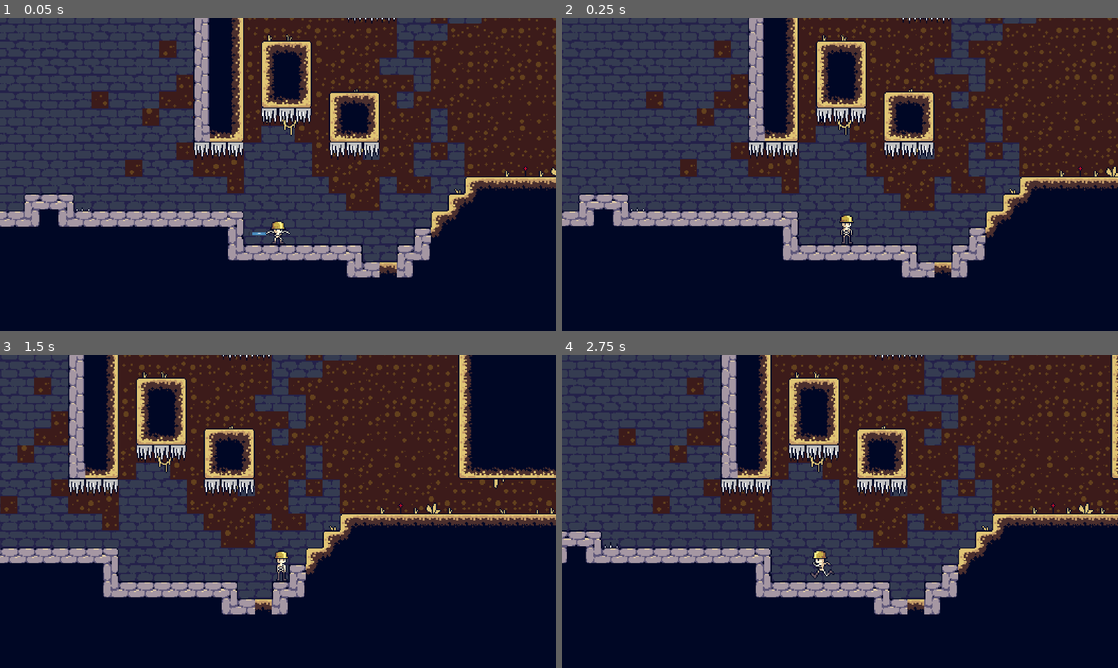
Above: before the commit, frames 1-4 (two rows, left to right).
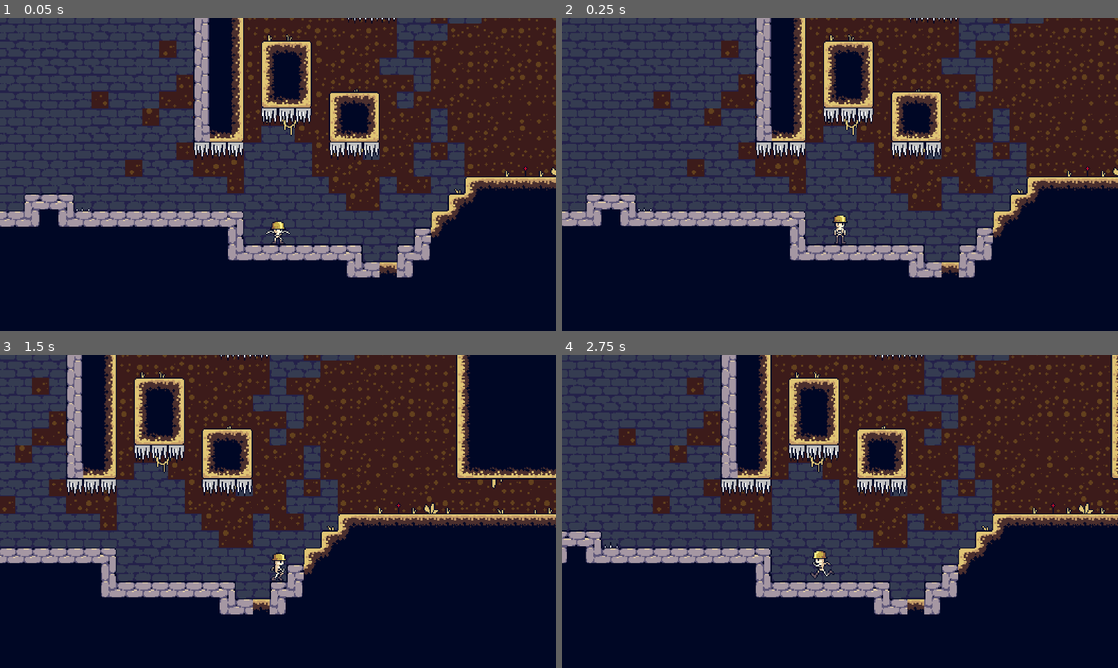
Above: after the commit, the same moments.

Repository: Lukko-Digital/You-Made-The-Dungeon
Game: Godot game, scene res://scenes/main.tscn
Same seed, same stepped clock (60 frames per second), same inputs: the game is played once before the commit and once after it. The engine's default icon, where the game draws it, is replaced by a stand-in: a white triangle on a blue panel in a dark square.
Inputs:
- Up to frame 1 (0.05 s): no input
- Up to frame 2 (0.25 s): no input
- Up to frame 3 (1.5 s): hold D (right) from 0.53 s (still down); tap Space (jump) at 0.77 s
- Up to frame 4 (2.75 s): tap Space (jump) at 1.52 s; release D (right) at 2.03 s; hold A (left) from 2.03 s (still down)

The runs differ from the first frame. In frame 1, less than 0.1% of the frame differs, in the area x 44-49%, y 68-70%; in frame 2, 22%, in the area x 0-100%, y 0-83%; in frame 3, 14%; in frame 4, nothing differs.

Commit message:
dart shooter shooting and player detection

Diff:
--- a/scenes/dart.tscn
+++ b/scenes/dart.tscn
@@ -1,20 +1,20 @@
 [gd_scene load_steps=3 format=3 uid="uid://co4m5r43u1j1l"]
 
-[ext_resource type="Texture2D" uid="uid://y30crtfokuno" path="res://icon.svg" id="1_hadi4"]
+[ext_resource type="Texture2D" uid="uid://sp54mpi63q8b" path="res://assets/sprites/dart.png" id="1_bxxqf"]
 
 [sub_resource type="RectangleShape2D" id="RectangleShape2D_32jux"]
-size = Vector2(10, 2)
+size = Vector2(10, 3)
 
 [node name="Dart" type="RigidBody2D" groups=["Darts"]]
 collision_layer = 4
 collision_mask = 0
 gravity_scale = 0.0
-linear_velocity = Vector2(100, 0)
 
 [node name="CollisionShape2D" type="CollisionShape2D" parent="."]
+position = Vector2(-2, -0.5)
 shape = SubResource("RectangleShape2D_32jux")
 
 [node name="Icon" type="Sprite2D" parent="."]
-position = Vector2(4.76837e-07, 0)
-scale = Vector2(0.15625, 0.03125)
-texture = ExtResource("1_hadi4")
+position = Vector2(-5, -1)
+scale = Vector2(-1, -1)
+texture = ExtResource("1_bxxqf")
--- /dev/null
+++ b/scenes/dart_shooter.tscn
@@ -0,0 +1,107 @@
+[gd_scene load_steps=15 format=3 uid="uid://cjgg86yjdqtp7"]
+
+[ext_resource type="Script" path="res://scripts/dart_shooter.gd" id="1_p7qbr"]
+[ext_resource type="Texture2D" uid="uid://ck2ts155dtnfv" path="res://assets/sprites/dart_shooter.png" id="2_c4fe4"]
+
+[sub_resource type="RectangleShape2D" id="RectangleShape2D_1gkxd"]
+size = Vector2(16, 32)
+
+[sub_resource type="Animation" id="Animation_ou8by"]
+resource_name = "blink"
+length = 5.0
+loop_mode = 1
+tracks/0/type = "value"
+tracks/0/imported = false
+tracks/0/enabled = true
+tracks/0/path = NodePath(".:frame")
+tracks/0/interp = 1
+tracks/0/loop_wrap = true
+tracks/0/keys = {
+"times": PackedFloat32Array(0, 0.2, 0.8, 1),
+"transitions": PackedFloat32Array(1, 1, 1, 1),
+"update": 1,
+"values": [1, 2, 1, 0]
+}
+
+[sub_resource type="Animation" id="Animation_5mr6g"]
+resource_name = "shoot"
+length = 0.7
+loop_mode = 1
+tracks/0/type = "value"
+tracks/0/imported = false
+tracks/0/enabled = true
+tracks/0/path = NodePath(".:frame")
+tracks/0/interp = 1
+tracks/0/loop_wrap = true
+tracks/0/keys = {
+"times": PackedFloat32Array(0, 0.4, 0.6),
+"transitions": PackedFloat32Array(1, 1, 1),
+"update": 1,
+"values": [3, 4, 0]
+}
+
+[sub_resource type="AnimationLibrary" id="AnimationLibrary_a5ubn"]
+_data = {
+"blink": SubResource("Animation_ou8by"),
+"shoot": SubResource("Animation_5mr6g")
+}
+
+[sub_resource type="AnimationNodeAnimation" id="AnimationNodeAnimation_2mbmt"]
+animation = &"blink"
+
+[sub_resource type="AnimationNodeAnimation" id="AnimationNodeAnimation_wn7sb"]
+animation = &"shoot"
+
+[sub_resource type="AnimationNodeStateMachineTransition" id="AnimationNodeStateMachineTransition_kujs1"]
+advance_mode = 2
+
+[sub_resource type="AnimationNodeStateMachineTransition" id="AnimationNodeStateMachineTransition_o1hqq"]
+advance_mode = 2
+advance_condition = &"shoot"
+
+[sub_resource type="AnimationNodeStateMachineTransition" id="AnimationNodeStateMachineTransition_bii1d"]
+switch_mode = 2
+advance_mode = 2
+
+[sub_resource type="AnimationNodeStateMachine" id="AnimationNodeStateMachine_hd4v3"]
+states/blink/node = SubResource("AnimationNodeAnimation_2mbmt")
+states/blink/position = Vector2(367, 75)
+states/shoot/node = SubResource("AnimationNodeAnimation_wn7sb")
+states/shoot/position = Vector2(513, 66)
+transitions = ["Start", "blink", SubResource("AnimationNodeStateMachineTransition_kujs1"), "blink", "shoot", SubResource("AnimationNodeStateMachineTransition_o1hqq"), "shoot", "blink", SubResource("AnimationNodeStateMachineTransition_bii1d")]
+
+[sub_resource type="AnimationNodeStateMachinePlayback" id="AnimationNodeStateMachinePlayback_hu5x8"]
+
+[sub_resource type="SegmentShape2D" id="SegmentShape2D_vk3yp"]
+b = Vector2(-175, 0)
+
+[node name="DartShooter" type="StaticBody2D"]
+script = ExtResource("1_p7qbr")
+
+[node name="Sprite2D" type="Sprite2D" parent="."]
+texture = ExtResource("2_c4fe4")
+hframes = 5
+region_rect = Rect2(0, 0, 80, 32)
+
+[node name="CollisionShape2D" type="CollisionShape2D" parent="."]
+shape = SubResource("RectangleShape2D_1gkxd")
+
+[node name="AnimationPlayer" type="AnimationPlayer" parent="."]
+root_node = NodePath("../Sprite2D")
+libraries = {
+"": SubResource("AnimationLibrary_a5ubn")
+}
+
+[node name="AnimationTree" type="AnimationTree" parent="."]
+tree_root = SubResource("AnimationNodeStateMachine_hd4v3")
+anim_player = NodePath("../AnimationPlayer")
+parameters/playback = SubResource("AnimationNodeStateMachinePlayback_hu5x8")
+parameters/conditions/shoot = false
+
+[node name="LineOfSight" type="Area2D" parent="."]
+
+[node name="CollisionShape2D" type="CollisionShape2D" parent="LineOfSight"]
+position = Vector2(-9, 0)
+shape = SubResource("SegmentShape2D_vk3yp")
+
+[connection signal="body_entered" from="LineOfSight" to="." method="_on_line_of_sight_body_entered"]
--- a/scenes/main.tscn
+++ b/scenes/main.tscn
@@ -3,7 +3,7 @@
 [ext_resource type="PackedScene" uid="uid://6ccfrhghlje3" path="res://scenes/player.tscn" id="1_gh0mp"]
 [ext_resource type="Texture2D" uid="uid://im4xv880umd8" path="res://assets/sprites/tilesetv7.png" id="2_ad5a3"]
 [ext_resource type="PackedScene" uid="uid://cglq57sgw1x0x" path="res://scenes/jump_spike.tscn" id="3_s888r"]
-[ext_resource type="PackedScene" uid="uid://co4m5r43u1j1l" path="res://scenes/dart.tscn" id="4_tl3wm"]
+[ext_resource type="PackedScene" uid="uid://cjgg86yjdqtp7" path="res://scenes/dart_shooter.tscn" id="4_folrg"]
 
 [sub_resource type="TileSetAtlasSource" id="TileSetAtlasSource_hp7nu"]
 texture = ExtResource("2_ad5a3")
@@ -469,14 +469,14 @@
 tile_set = SubResource("TileSet_cfcqt")
 format = 2
 layer_0/name = "bg"
-layer_0/tile_data = PackedInt32Array(-3, 458758, 2, -2, 5242 …(26014 unchanged characters)… 458795, 524294, 2, -393259, 458758, 2, -327723, 524294, 1, -262187, 524294, 0, -196651, 458758, 2, -131115, 458758, 1, - …(34877 unchanged characters)…
+layer_0/tile_data = PackedInt32Array(-3, 458758, 2, -2, 5242 …(26014 unchanged characters)… 458795, 524294, 2, -393259, 458758, 2, -196651, 458758, 2, -131115, 458758, 1, - …(34877 unchanged characters)…
 layer_1/name = "collision"
 layer_1/enabled = true
 layer_1/modulate = Color(1, 1, 1, 1)
 layer_1/y_sort_enabled = false
 layer_1/y_sort_origin = 0
 layer_1/z_index = 10
-layer_1/tile_data = PackedInt32Array(65533, 196614, 2, 65534 …(10156 unchanged characters)… 131115, 196614, 1, -196651, 196614, 1, -262187, 196614, 1, -327723, 196614, 1, -393259, 196614, 1, -458795, 196614, 1, - …(2311 unchanged characters)…
+layer_1/tile_data = PackedInt32Array(65533, 196614, 2, 65534 …(10156 unchanged characters)… 131115, 196614, 1, -196651, 196614, 1, -393259, 196614, 1, -458795, 196614, 1, - …(2311 unchanged characters)…
 layer_2/name = "decor_in_front"
 layer_2/enabled = true
 layer_2/modulate = Color(1, 1, 1, 1)
@@ -494,5 +494,6 @@
 [node name="JumpSpike" parent="." instance=ExtResource("3_s888r")]
 position = Vector2(-184, -40)
 
-[node name="Dart" parent="." instance=ExtResource("4_tl3wm")]
-position = Vector2(-21, -10)
+[node name="DartShooter" parent="." instance=ExtResource("4_folrg")]
+position = Vector2(-680, -80)
+scale = Vector2(-1, 1)
--- /dev/null
+++ b/scripts/dart_shooter.gd
@@ -0,0 +1,10 @@
+extends StaticBody2D
+
+var dart_scene = preload("res://scenes/dart.tscn")
+
+func _on_line_of_sight_body_entered(body):
+	var new_dart = dart_scene.instantiate()
+
+	new_dart.linear_velocity.x = scale.x * -375
+
+	add_child(new_dart)
